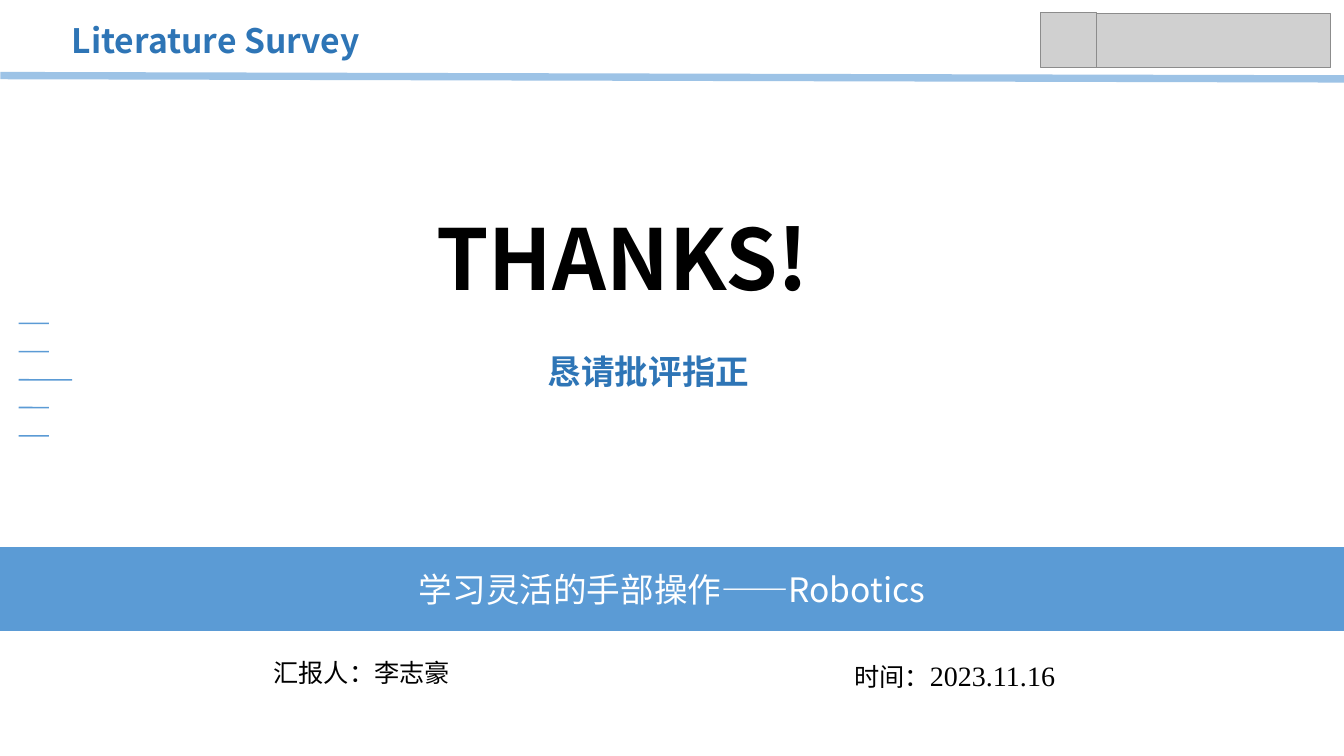
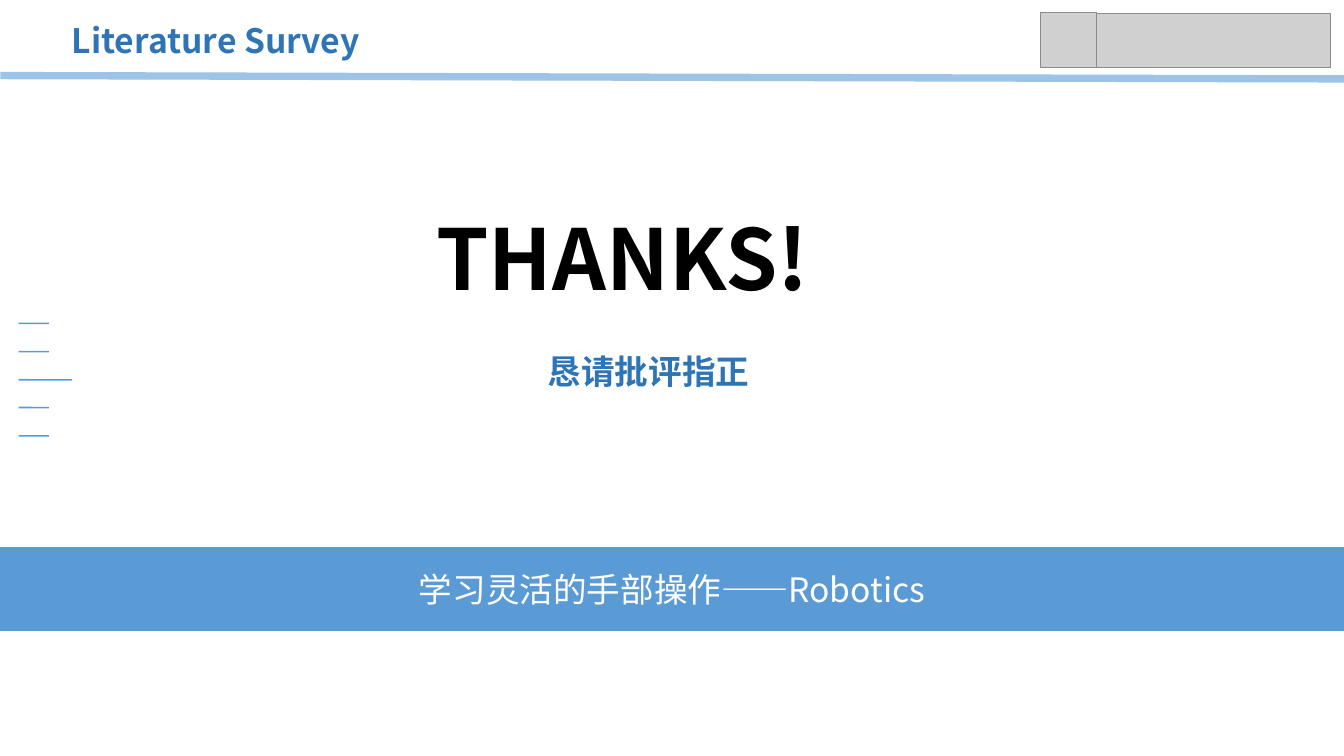
Before and after one commit to jiaweiHu-XDU/jiaweiHu-XDU.github.io, a slide deck: slide 14 of download/PaperSurvey.pptx. Drawn at 1344x756 pixels with LibreOffice and Linux fonts; fonts in the diff are those of the drawing; grey boxes stand for pictures. Boxes give left, top, right and bottom in pixels: in the first picture for what was removed or moved away, otherwise in the second. Text is boxed around its words. In the diff, an @@ line names an element or a change of style, - is before the commit and + after.

```diff
--- a/download/PaperSurvey.pptx
+++ b/download/PaperSurvey.pptx
@@ text removed at (158, 662, 334, 684) @@
-汇报人：李志豪
@@ text removed at (274, 660, 450, 684) @@
-汇报人：李志豪
@@ text removed at (854, 665, 1055, 688) @@
-时间：2023.11.16
```
Also in this commit, not shown: 1 other slide changed.
